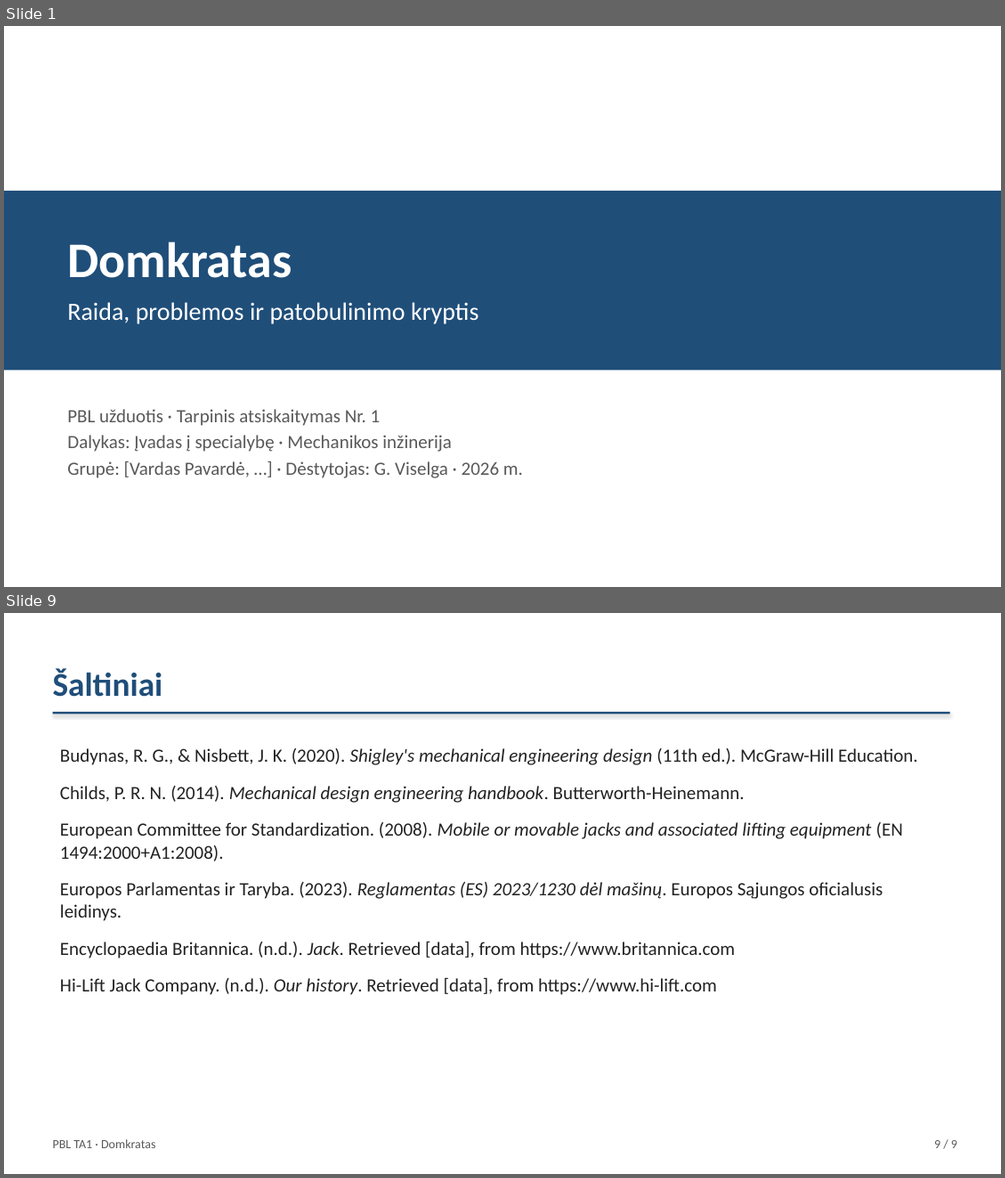
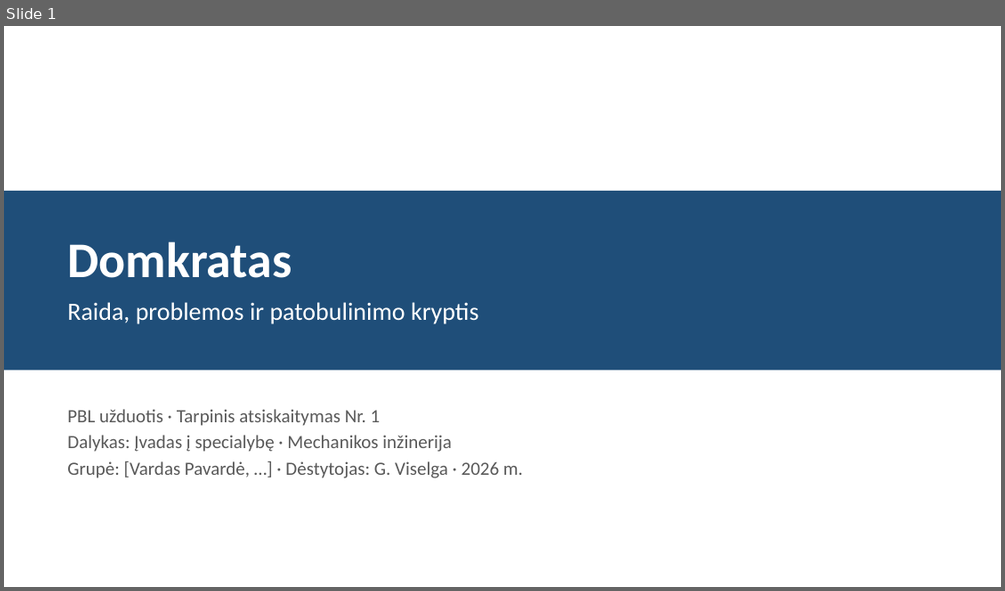
Before and after one commit to Goblinukas-beep/Ye, a slide deck: domkratas-ta1/domkratas-ta1.pptx. Shown one above the other, each under a label of ours: slides 1 and 9 before the commit, slide 1 after it; the slides between them are not shown. The pictures are 1005x1178 and 1005x591 pixels, drawn with LibreOffice and Linux fonts; fonts in the diff are those of the drawing. Boxes give left, top, right and bottom in pixels: in the first picture for what was removed or moved away, otherwise in the second. Text is boxed around its words. In the diff, an @@ line names an element or a change of style, - is before the commit and + after.

```diff
--- a/domkratas-ta1/domkratas-ta1.pptx
+++ b/domkratas-ta1/domkratas-ta1.pptx
@@ slide 9 removed at box(4, 613, 1001, 1174), background #FFFFFF @@
@@ text removed at box(53, 668, 163, 697) @@
-Šaltiniai
@@ rectangle removed at box(53, 712, 950, 714) @@
@@ text removed at box(60, 748, 918, 995) @@
-Budynas, R. G., & Nisbett, J. K. (2020). Shigley's mechanical engineering design (11th ed.). McGraw-Hill Education.
-Childs, P. R. N. (2014). Mechanical design engineering handbook. Butterworth-Heinemann.
-European Committee for Standardization. (2008). Mobile or movable jacks and associated lifting equipment (EN 1494:2000+A1:2008).
-Europos Parlamentas ir Taryba. (2023). Reglamentas (ES) 2023/1230 dėl mašinų. Europos Sąjungos oficialusis leidinys.
-Encyclopaedia Britannica. (n.d.). Jack. Retrieved [data], from https://www.britannica.com
-Hi-Lift Jack Company. (n.d.). Our history. Retrieved [data], from https://www.hi-lift.com
@@ text removed at box(53, 1139, 155, 1148) @@
-PBL TA1 · Domkratas
@@ text removed at box(934, 1140, 957, 1148) @@
-9 / 9
```
Also in this commit, not shown: 7 slides changed, 2 slides added, 3 other files.
